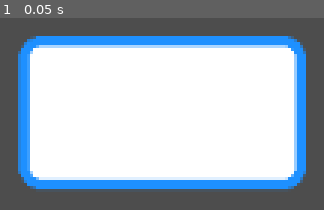
Above: before the commit, frame 1.
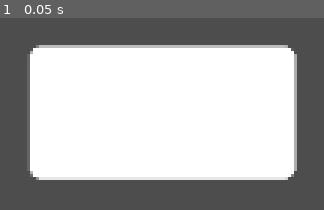
Above: after the commit, the same moment.

Repository: syun77/gd_primitive2d
Game: Godot game, scene res://Main.tscn
Same seed, same stepped clock (60 frames per second), same inputs: the game is played once before the commit and once after it.
Inputs:
- Up to frame 1 (0.05 s): no input

The runs differ from the first frame. In frame 1, 14% of the frame differs, in the area x 5-95%, y 9-90%.

Commit message:
角丸矩形のアウトラインの不具合を修正

Diff:
--- a/gd_primitive2d/Main.tscn
+++ b/gd_primitive2d/Main.tscn
@@ -7,6 +7,3 @@
 [node name="Primitive2D" parent="." instance=ExtResource("1_q3x32")]
 position = Vector2(352, 200)
 type = 4
-enabled_outline = true
-outline_width = 10.0
-radius_xratio = 1.952
--- a/gd_primitive2d/Primitive2D.gd
+++ b/gd_primitive2d/Primitive2D.gd
@@ -1,6 +1,12 @@
 @tool
 extends Node2D
-
+# =========================================================
+# 2D図形描画.
+# =========================================================
+
+# ---------------------------------------------------------
+# const.
+# ---------------------------------------------------------
 ## 図形の種類.
 enum eType {
 	CIRCLE, # 正円.
@@ -15,6 +21,9 @@
 ## 矩形.
 const TBL_RECT = [eType.RECT, eType.ROUND_RECT]
 
+# ---------------------------------------------------------
+# export.
+# ---------------------------------------------------------
 ## 図形の種類.
 @export var type = eType.CIRCLE
 ## 色.
@@ -24,8 +33,11 @@
 
 ## アウトライン
 @export_group("Outline")
+## アウトラインを有効にするかどうか.
 @export var enabled_outline = false
+## アウトラインの線の太さ.
 @export_range(0.0, 64.0) var outline_width = 3.0
+## アウトラインの色.
 @export var outline_color = Color.DODGER_BLUE
 
 ## ------------ circle
@@ -51,16 +63,25 @@
 @export_range(0.0, 1.0) var round_xratio:float = 0.1
 @export_range(0.0, 1.0) var round_yratio:float = 0.2
 
+# ---------------------------------------------------------
+# public function.
+# ---------------------------------------------------------
 ## 更新 (再描画の要求をする)
 func update() -> void:
 	queue_redraw()
 
+# ---------------------------------------------------------
+# private function.
+# ---------------------------------------------------------
 func _process(_delta: float) -> void:
 	update()
 
 func _draw() -> void:
 	call("_draw_" + eType.keys()[type])
 
+# ---------------------------------------------------------
+# private draw function.
+# ---------------------------------------------------------
 ## 基準の座標を取得する.
 func _get_base_pos() -> Vector2:
 	if type in TBL_CIRCLE:
@@ -181,8 +202,6 @@
 	# 90度ずつ描画.
 	var rad = 0.0
 	var d_rad = (2 * PI / 4) / (divide-1)
-	var prev_v = Vector2.INF
-	var start_v = Vector2()
 	for pos2 in [a, b, c, d]:
 		var points = PackedVector2Array()
 		var colors = PackedColorArray()
@@ -195,20 +214,6 @@
 			points.append(v)
 			colors.append(color)
 			points2.append(v)
-			# アウトライン用処理.
-			if enabled_outline:
-				if i == 0:
-					if prev_v == Vector2.INF:
-						start_v = v
-					else:
-						draw_line(prev_v, v, outline_color, outline_width)
-				if i == (divide - 1) and pos2 == d:
-					draw_line(start_v, v, outline_color, outline_width)
-				if i == (divide - 1):
-					prev_v = v
-					# アウトラインの描画.
-					draw_polyline(points2, outline_color, outline_width)
-					points2.clear()
 
 			rad += d_rad
 		draw_polygon(points, colors)
@@ -221,12 +226,21 @@
 	draw_rect(rect3a, color)
 
 	# 3bの部分を描画.
+	# 左側.
 	var pos3b1 = Vector2(pos1.x, base.y)
 	var size3b1 = Vector2(size1.x, size2.y)
 	var rect3b1 = Rect2(pos3b1, size3b1)
 	draw_rect(rect3b1, color)
 
+	# 右側.
 	var pos3b2 = Vector2(pos1.x, pos1.y+size1.y)
 	var size3b2 = Vector2(size1.x, size2.y)
 	var rect3b2 = Rect2(pos3b2, size3b2)
 	draw_rect(rect3b2, color)
+
+	if enabled_outline:
+		# 最初の点をつなぐ.
+		var v = points2[0]
+		points2.append(v)
+		# アウトラインの描画.
+		draw_polyline(points2, outline_color, outline_width)
